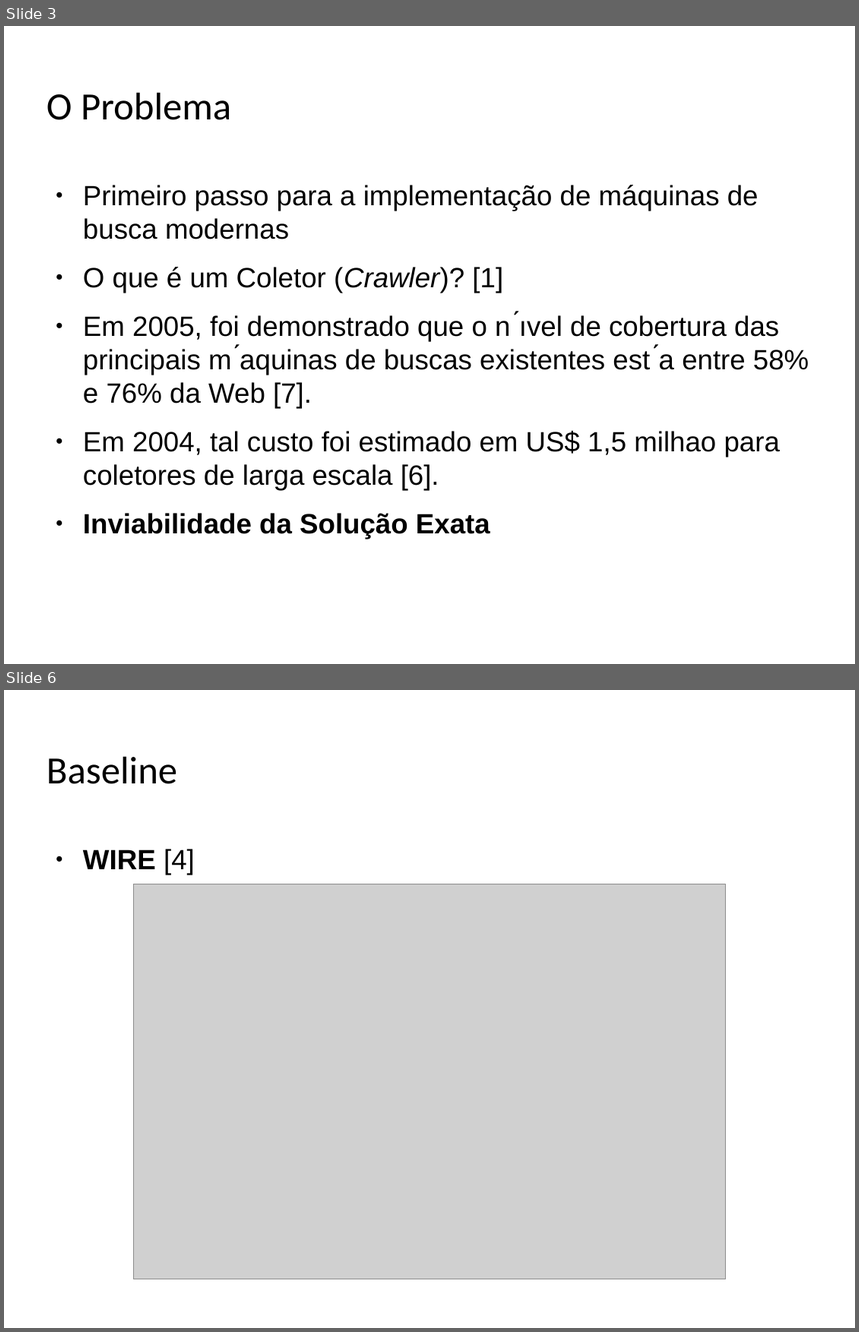
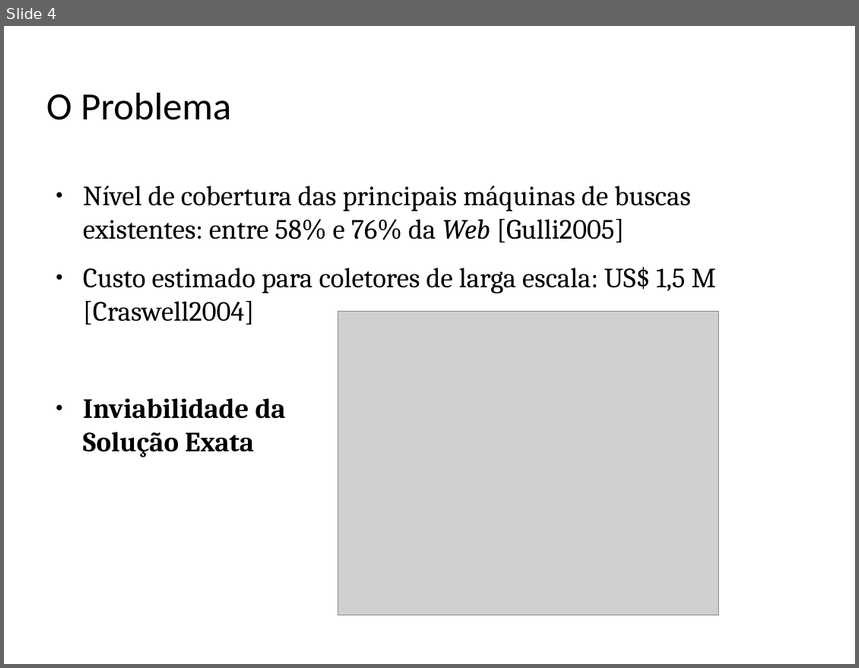
Before and after one commit to albertoueda/ufmg, a slide deck: paa/tp-final/apresentacao/alberto-ueda-final-tp-presentation.odp. Shown one above the other, each under a label of ours: slides 3 and 6 before the commit, slide 4 after it; the slides between them are not shown. The pictures are 859x1332 and 859x668 pixels, drawn with LibreOffice and Linux fonts; fonts in the diff are those of the drawing; grey boxes stand for pictures; background and template pictures are left out. Boxes give left, top, right and bottom in pixels: in the first picture for what was removed or moved away, otherwise in the second. Text is boxed around its words. In the diff, an @@ line names an element or a change of style, - is before the commit and + after.

```diff
--- a/paa/tp-final/apresentacao/alberto-ueda-final-tp-presentation.odp
+++ b/paa/tp-final/apresentacao/alberto-ueda-final-tp-presentation.odp
@@ slide 6 removed at (4, 690, 855, 1328), background picture (left out) @@
@@ title removed at (47, 756, 177, 784) @@
-Baseline
@@ text removed at (83, 849, 195, 875) @@
-● WIRE [4]
@@ picture removed at (134, 885, 726, 1280) @@
@@ what was slide 3 is now slide 4 @@
@@ slide 4 changed as well @@
@@ text at (83, 186, 717, 325): text changed; font Arial to Cambria @@
-● Primeiro passo para a implementação de máquinas de busca modernas
-● O que é um Coletor (Crawler)? [1]
-● Em 2005, foi demonstrado que o n ́ıvel de cobertura das principais m ́aquinas de buscas existentes est ́a entre 58% e 76% da Web [7].
-● Em 2004, tal custo foi estimado em US$ 1,5 milhao para coletores de larga escala [6].
+● Nível de cobertura das principais máquinas de buscas existentes: entre 58% e 76% da Web [Gulli2005]
+● Custo estimado para coletores de larga escala: US$ 1,5 M [Craswell2004]
@@ picture added at (338, 312, 719, 616) @@
@@ text at (83, 398, 286, 458): font Arial to Cambria in "Inviabilidade da Solução Exata" @@
```
Also in this commit, not shown: 5 other slides changed, 5 slides added, 6 other slides removed, 8 other files.
